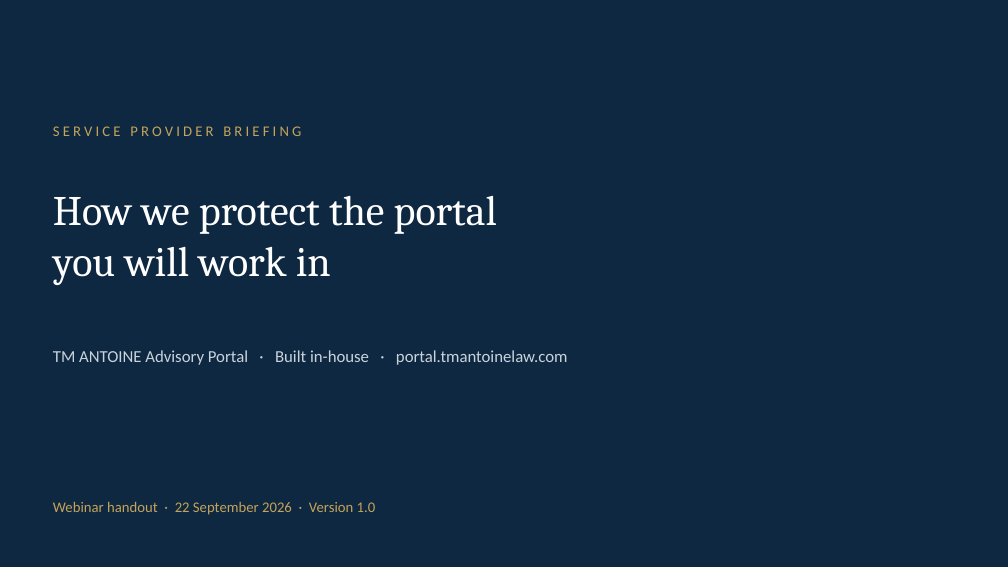
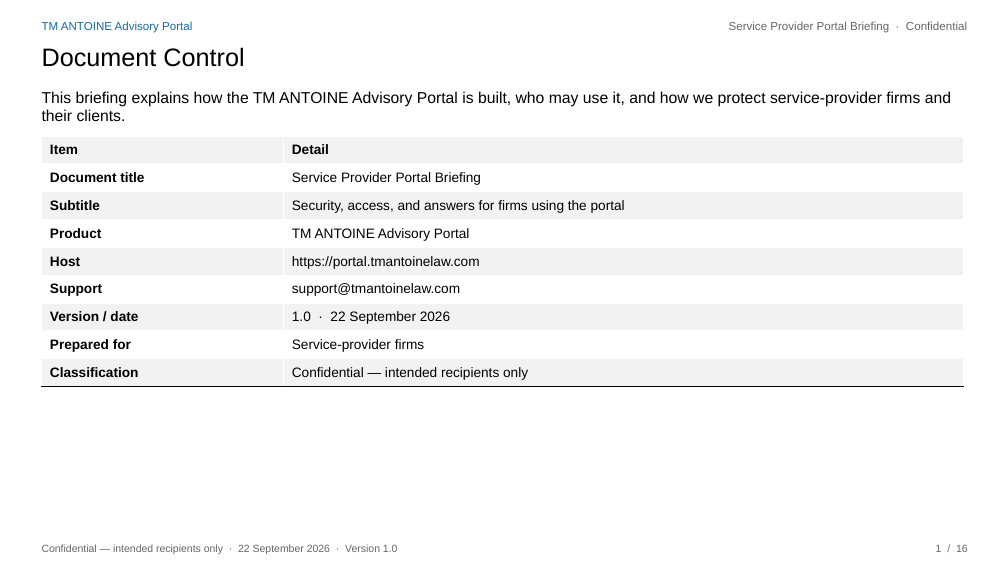
Before and after one commit to 4circlesinc/TMA-PORTAL, a slide deck: slide 1 of docs/TM-ANTOINE-Service-Provider-Webinar.pptx. Drawn at 1008x567 pixels with LibreOffice and Linux fonts; fonts in the diff are those of the drawing. Boxes give left, top, right and bottom in pixels: in the first picture for what was removed or moved away, otherwise in the second. Text is boxed around its words. In the diff, an @@ line names an element or a change of style, - is before the commit and + after.

```diff
--- a/docs/TM-ANTOINE-Service-Provider-Webinar.pptx
+++ b/docs/TM-ANTOINE-Service-Provider-Webinar.pptx
@@ rectangle at <box>0,0,1008,567</box>: fill #0E2841 to #FFFFFF; outline #0E2841 1 pt to #FFFFFF 1 pt @@
@@ text added at <box>42,21,192,33</box>, 11 pt, text #136DA0 @@
+TM ANTOINE Advisory Portal
@@ text at <box>729,21,967,33</box>: text changed; size 14 to 11 pt; font Calibri to Arial; text colour #C4A35A to #666666 @@
-SERVICE PROVIDER BRIEFING
+Service Provider Portal Briefing · Confidential
@@ text added at <box>42,47,244,67</box>, 24 pt, text #000000 @@
+Document Control
@@ text added at <box>42,91,951,121</box>, 15 pt, text #000000 @@
+This briefing explains how the TM ANTOINE Advisory Portal is built, who may use it, and how we protect service-provider firms and their clients.
@@ table added at <box>42,136,964,384</box>, 9 rows, 2 columns @@
+Item | Detail
+Document title | Service Provider Portal Briefing
+Subtitle | Security, access, and answers for firms using the portal
+Product | TM ANTOINE Advisory Portal
+Host | https://portal.tmantoinelaw.com
+Support | support@tmantoinelaw.com
+Version / date | 1.0 · 22 September 2026
+Prepared for | Service-provider firms
+Classification | Confidential — intended recipients only
@@ text removed at <box>53,195,497,285</box> @@
-How we protect the portal
-you will work in
@@ text removed at <box>53,350,568,365</box> @@
-TM ANTOINE Advisory Portal · Built in-house · portal.tmantoinelaw.com
@@ text at <box>42,544,398,554</box>: text changed; size 14 to 10 pt; font Calibri to Arial; text colour #C4A35A to #666666 @@
-Webinar handout · 22 September 2026 · Version 1.0
+Confidential — intended recipients only · 22 September 2026 · Version 1.0
@@ text added at <box>936,544,968,552</box>, 10 pt, text #666666 @@
+1 / 16
```
Also in this commit, not shown: 11 other slides changed, 4 slides added, 4 slides removed, 9 other files.
